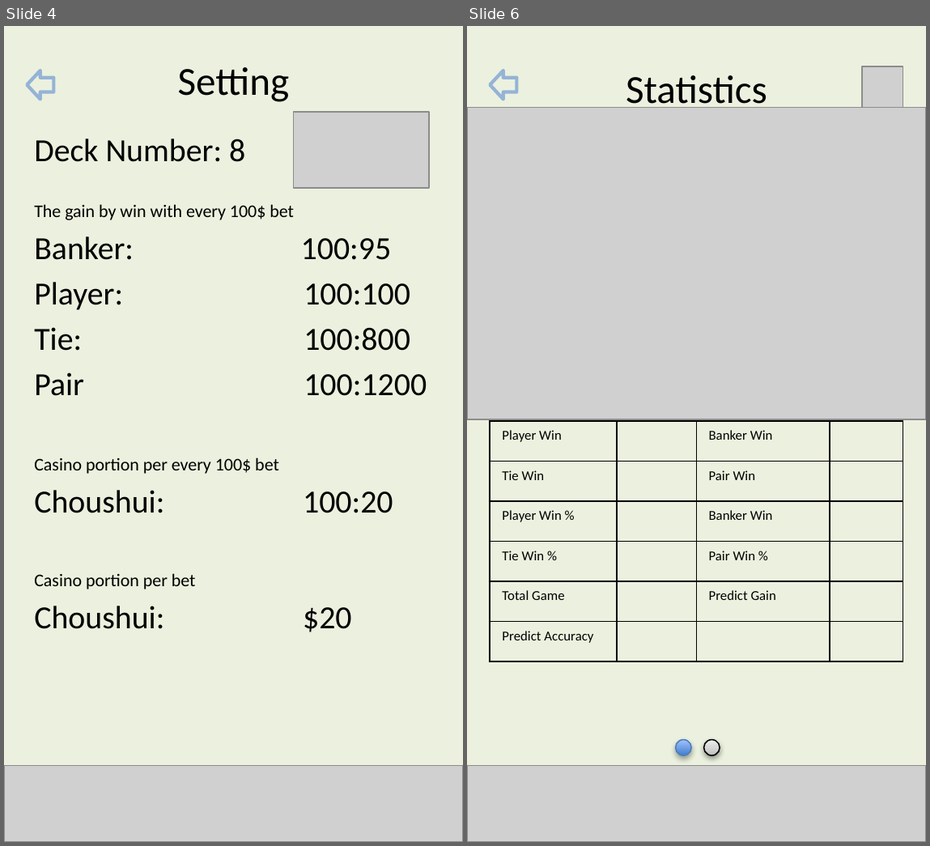
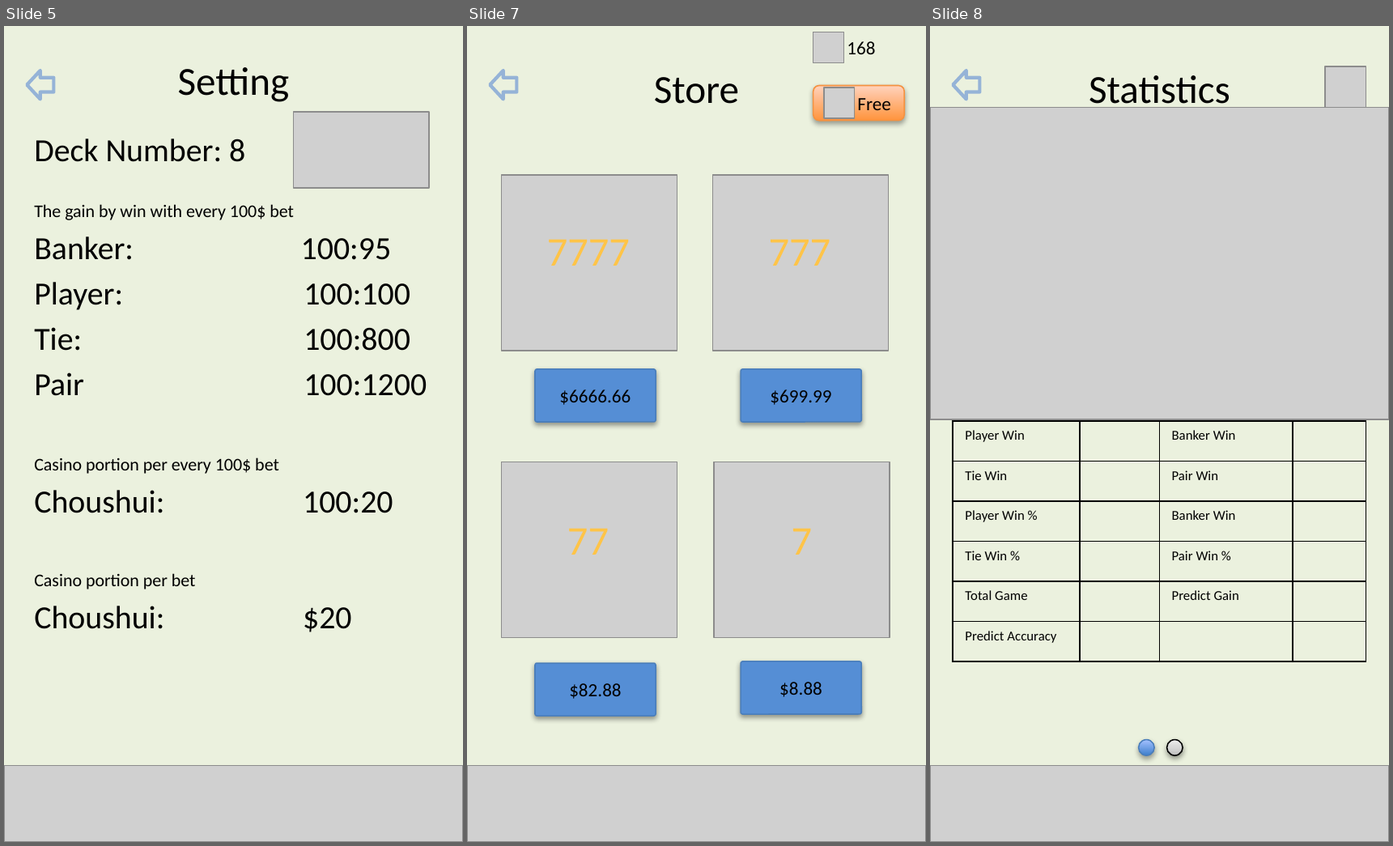
Before and after one commit to ertrue/iOS-BCRT-Cracker, a slide deck: UIDesign.pptx. Shown side by side, each under a label of ours: slides 4 and 6 before the commit, slides 5, 7 and 8 after it; the slides between them are not shown. The pictures are 930x846 and 1393x846 pixels, drawn with LibreOffice and Linux fonts; fonts in the diff are those of the drawing; grey boxes stand for pictures. Boxes give left, top, right and bottom in pixels: in the first picture for what was removed or moved away, otherwise in the second. Text is boxed around its words. In the diff, an @@ line names an element or a change of style, - is before the commit and + after.

```diff
--- a/UIDesign.pptx
+++ b/UIDesign.pptx
@@ slide 7 added at [467,26,926,842], background #EBF1DE @@
@@ picture added at [814,32,844,62] @@
@@ text added at [847,41,875,54], 11 pt, text #000000 @@
+168
@@ left arrow added at [490,70,517,100], outline #95B3D7 2 pt @@
@@ title added at [654,77,739,104], 23.4 pt, text #000000 @@
+Store
@@ rounded rectangle added at [814,86,904,122], fill gradient #FF953E to #FFD2BD, outline #F69240 0.75 pt @@
@@ picture added at [825,88,855,118] @@
@@ text added at [857,94,891,110], 11 pt, text #000000 @@
+Free
@@ picture added at [501,175,678,352] @@
@@ picture added at [713,175,890,352] @@
@@ text added at [547,239,630,266], 24 pt, text #FFC448 @@
+7777
@@ text added at [769,239,831,266], 24 pt, text #FFC448 @@
+777
@@ rounded rectangle added at [536,370,657,423], fill #558ED5, outline #4B7EBC 0.75 pt, 11 pt, text #000000 @@
+$6666.66
@@ rounded rectangle added at [742,370,862,423], fill #558ED5, outline #4B7EBC 0.75 pt, 11 pt, text #000000 @@
+$699.99
@@ picture added at [501,462,678,638] @@
@@ picture added at [714,462,891,638] @@
@@ text added at [567,528,609,555], 24 pt, text #FFC448 @@
+77
@@ text added at [792,528,813,555], 24 pt, text #FFC448 @@
+7
@@ rounded rectangle added at [536,664,657,717], fill #558ED5, outline #4B7EBC 0.75 pt, 11 pt, text #000000 @@
+$82.88
@@ rounded rectangle added at [742,662,862,714], fill #558ED5, outline #4B7EBC 0.75 pt, 11 pt, text #000000 @@
+$8.88
@@ picture added at [467,767,926,842] @@
@@ what was slide 4 is now slide 5 @@
@@ what was slide 6 is now slide 8 @@
```
Also in this commit, not shown: 3 slides changed, 1 other slide added.
